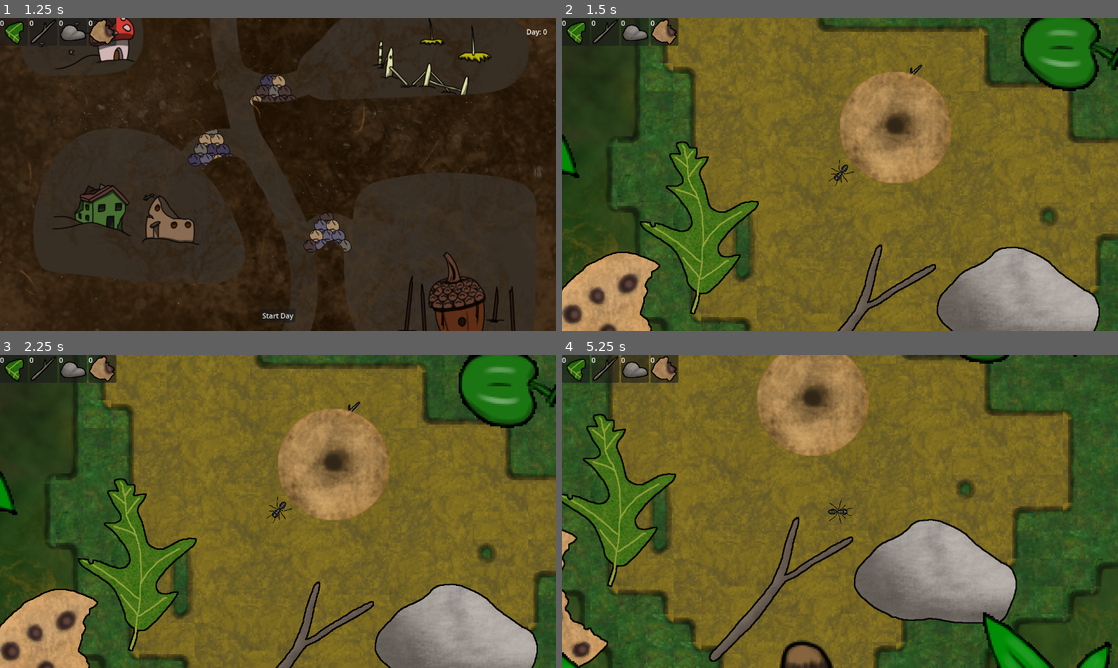
Above: before the commit, frames 1-4 (two rows, left to right).
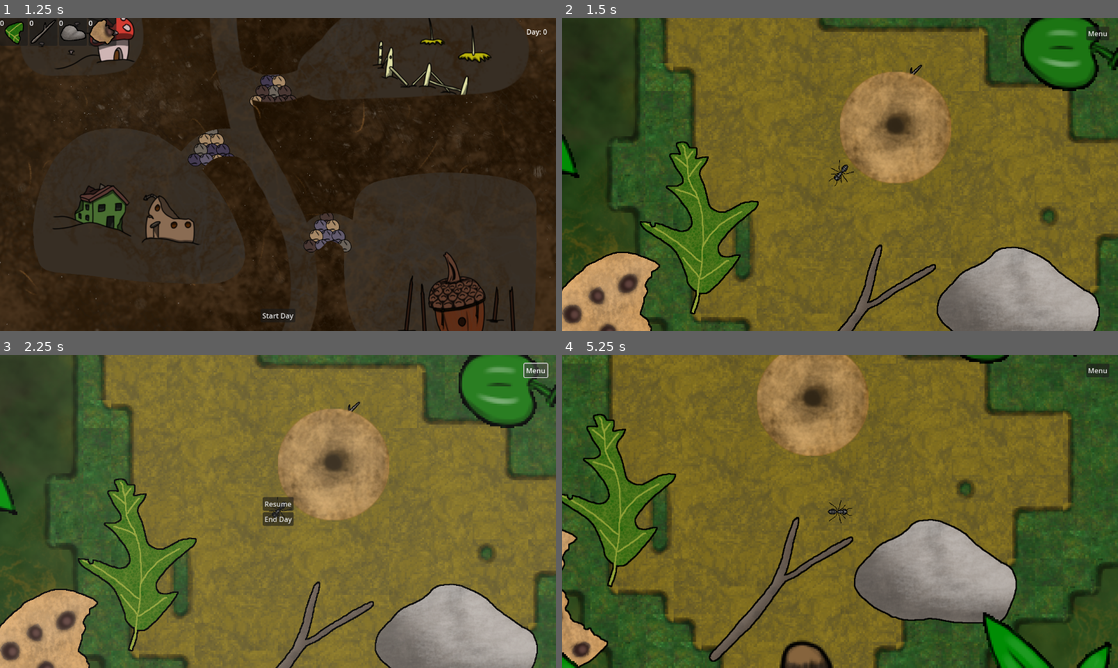
Above: after the commit, the same moments.

Repository: blakestone95/RedotGameJamFall2025
Game: Godot game, scene res://menus/Main_Menu.tscn
Two runs of this game, one before a commit and one after it. Both use one fixed random seed, a clock stepped at 60 frames per second and the inputs below.
Inputs (mouse positions are in pixels of both pictures, inside the frame that each line leads up to):
- Up to frame 1 (1.25 s): click "BEGIN JOURNEY" at 0.5 s
- Up to frame 2 (1.5 s): click "Start Day" at 1.25 s
- Up to frame 3 (2.25 s): click (533, 370) at 2 s, where only the run after the commit has a clickable "Menu"
- Up to frame 4 (5.25 s): click (840, 505) at 2.75 s, where only the run after the commit has a clickable "Resume"; tap Enter at 3.5 s; hold D (character_right) 3.53-4.28 s; hold Space (break) 3.53-4.28 s; hold S (character_down) 4.28-5.03 s; tap E (interact) at 4.35 s; hold D (character_right) from 5.03 s (still down); hold Space (break) from 5.03 s (still down)

Frame 1 is identical in both runs. In frame 2, 1.2% of the frame differs, in the area x 0-99%, y 0-9%; in frame 3, 2.4%, in the area x 0-99%, y 0-55%; in frame 4, 1.9%.

Commit message:
Add pause menu to overworld and handle ending the day early

Diff:
--- a/autoloads/signal_manager.gd
+++ b/autoloads/signal_manager.gd
@@ -5,7 +5,7 @@
 ## Signal to be used when you need to update the game state in the game manager,
 ## such as when you start the exploration day with a button. Use the set_new_game_state
 ## utility method rather than manually emitting this signal.
-signal update_game_state
+signal update_game_state(new_state: Game.GameState)
 
 func set_new_game_state(new_state: Game.GameState):
 	update_game_state.emit(new_state)
--- a/scenes/colony/Colony.tscn
+++ b/scenes/colony/Colony.tscn
@@ -181,7 +181,7 @@
 layout_mode = 2
 size_flags_horizontal = 8
 size_flags_vertical = 0
-text = "Day: 0"
+text = "Day: ?"
 horizontal_alignment = 2
 script = ExtResource("21_83glh")
 
--- a/scenes/colony/day_counter.gd
+++ b/scenes/colony/day_counter.gd
@@ -1,6 +1,8 @@
 extends Label
 
-func _ready() -> void:
-	var game = get_tree().get_nodes_in_group("game")[0] as Game
-	await game.ready
+var game
+
+# Update the day counter every time this node enters the tree
+func _enter_tree() -> void:
+	if game == null: game = get_tree().get_nodes_in_group("game")[0] as Game;
 	text = "Day: " + str(game.day)
--- a/scenes/game.gd
+++ b/scenes/game.gd
@@ -4,7 +4,7 @@
 enum GameState {EXPLORE, REBUILD}
 
 ## Scene that shows when we are in the Explore state
-const explore_scene = "res://scenes/Overworld.tscn"
+const explore_scene = "res://scenes/overworld/Overworld.tscn"
 ## Scene that shows when we are in the Rebuild state
 const rebuild_scene = "res://scenes/colony/Colony.tscn"
 @onready var open_scene: Node2D = $OpenScene
@@ -40,16 +40,17 @@
 func on_state_update(new_state: GameState) -> void:
 	assert(new_state is GameState, "Signal update_game_state must be emitted with an argument of type GameState")
 	if state == new_state: return
+	state = new_state
 
 	# When the state updates, remove the current scene and load the apropriate scene
 	# Also update what music is playing
 	for child in open_scene.get_children(): child.queue_free()
 	var scene: Node2D
-	if new_state == GameState.EXPLORE:
+	if state == GameState.EXPLORE:
 		day += 1
 		scene = preload(explore_scene).instantiate()
 		music.stream = GameMusic
-	if new_state == GameState.REBUILD:
+	if state == GameState.REBUILD:
 		scene = preload(rebuild_scene).instantiate()
 		music.stream = MenuMusic
 
--- a/scenes/Overworld.tscn
+++ b/scenes/overworld/Overworld.tscn
@@ -1,20 +1,21 @@
-[gd_scene load_steps=16 format=4 uid="uid://dn0jgsyiovc1t"]
-
-[ext_resource type="Texture2D" uid="uid://yyxgoq3gpcqr" path="res://data/2D assets/world/Tilemap_World.png" id="2_5gya1"]
-[ext_resource type="PackedScene" uid="uid://c28kh77i1dev6" path="res://gameplay/colony/overworld/OverworldColony.tscn" id="2_puia7"]
-[ext_resource type="PackedScene" uid="uid://6ies8rxg2dmo" path="res://gameplay/character/Antonia.tscn" id="2_rfscu"]
-[ext_resource type="Script" path="res://gameplay/groundItems/spawning/tile_map_spawner.gd" id="3_i5y0i"]
-[ext_resource type="PackedScene" uid="uid://brouxaecajl23" path="res://gameplay/inventory/InventoryGui.tscn" id="3_xkcif"]
-[ext_resource type="TileSet" uid="uid://bgdnyllcyojl4" path="res://data/2D assets/world/World_Tileset.tres" id="4_xa38l"]
-[ext_resource type="PackedScene" uid="uid://b7lkqr3s4c8wy" path="res://scenes/Parallax_Background.tscn" id="5_e6hpn"]
-[ext_resource type="Shader" path="res://data/2D assets/world/Plants(Seethrough).gdshader" id="5_ln1e8"]
-[ext_resource type="PackedScene" uid="uid://dwbx8vhx4wk6e" path="res://gameplay/groundItems/resourceToBreak/LeafToBreak.tscn" id="6_666lb"]
-[ext_resource type="PackedScene" uid="uid://bufmmsc7tlwwp" path="res://gameplay/groundItems/resourceToBreak/FoodToBreak.tscn" id="6_i5y0i"]
-[ext_resource type="PackedScene" uid="uid://jx1hwa05ip52" path="res://gameplay/groundItems/resourceToBreak/PebbleToBreak.tscn" id="8_m38k2"]
-[ext_resource type="PackedScene" uid="uid://cusph446n0sbw" path="res://gameplay/groundItems/resourceToBreak/TwigToBreak.tscn" id="9_ff6um"]
+[gd_scene load_steps=17 format=4 uid="uid://dn0jgsyiovc1t"]
+
+[ext_resource type="PackedScene" uid="uid://b7lkqr3s4c8wy" path="res://scenes/Parallax_Background.tscn" id="1_b33re"]
+[ext_resource type="Texture2D" uid="uid://yyxgoq3gpcqr" path="res://data/2D assets/world/Tilemap_World.png" id="2_dr8x1"]
+[ext_resource type="Script" path="res://gameplay/groundItems/spawning/tile_map_spawner.gd" id="3_mw0uh"]
+[ext_resource type="TileSet" uid="uid://bgdnyllcyojl4" path="res://data/2D assets/world/World_Tileset.tres" id="4_bs1f5"]
+[ext_resource type="PackedScene" uid="uid://dwbx8vhx4wk6e" path="res://gameplay/groundItems/resourceToBreak/LeafToBreak.tscn" id="5_mgc53"]
+[ext_resource type="PackedScene" uid="uid://bufmmsc7tlwwp" path="res://gameplay/groundItems/resourceToBreak/FoodToBreak.tscn" id="6_tdi73"]
+[ext_resource type="PackedScene" uid="uid://jx1hwa05ip52" path="res://gameplay/groundItems/resourceToBreak/PebbleToBreak.tscn" id="7_21ipt"]
+[ext_resource type="PackedScene" uid="uid://cusph446n0sbw" path="res://gameplay/groundItems/resourceToBreak/TwigToBreak.tscn" id="8_8b1ch"]
+[ext_resource type="PackedScene" uid="uid://c28kh77i1dev6" path="res://gameplay/colony/overworld/OverworldColony.tscn" id="9_tfoa8"]
+[ext_resource type="PackedScene" uid="uid://6ies8rxg2dmo" path="res://gameplay/character/Antonia.tscn" id="10_m7ok3"]
+[ext_resource type="Shader" path="res://data/2D assets/world/Plants(Seethrough).gdshader" id="11_s1cq2"]
+[ext_resource type="PackedScene" uid="uid://brouxaecajl23" path="res://gameplay/inventory/InventoryGui.tscn" id="12_14h43"]
+[ext_resource type="PackedScene" uid="uid://6oui2eds8loi" path="res://scenes/overworld/PauseMenu.tscn" id="14_dr8x1"]
 
 [sub_resource type="TileSetAtlasSource" id="TileSetAtlasSource_gmhqd"]
-texture = ExtResource("2_5gya1")
+texture = ExtResource("2_dr8x1")
 0:0/0 = 0
 0:0/0/custom_data_0 = 1
 0:0/0/custom_data_1 = 1
@@ -849,11 +850,6 @@
 position = Vector2(-3.63851, -4.39747)
 rotation = 2.45036
 scale = Vector2(5.70758, 5.70758)
-
-[node name="CanvasLayer" type="CanvasLayer" parent="World Objects/Antonia/Camera2D"]
-
-[node name="Inventory" parent="World Objects/Antonia/Camera2D/CanvasLayer" node_paths=PackedStringArray("inventory_source") instance=ExtResource("3_xkcif")]
-inventory_source = NodePath("../../..")
 
 [node name="TileMapLayer4 (greenery)" type="TileMapLayer" parent="."]
 texture_filter = 1
@@ -861,3 +857,30 @@
 scale = Vector2(4, 4)
 tile_map_data = PackedByteArray("AAD7/yAAAAAAABgAAADh/wsAAAAAABgAAFDz//z/AAAAABgAAAAaAOz/AAAAABgAAFADANf/AAAAABgAADAbAB …(2800 unchanged characters)…
 tile_set = SubResource("TileSet_os70q")
+
+[node name="CanvasLayer" type="CanvasLayer" parent="."]
+
+[node name="Inventory" parent="CanvasLayer" node_paths=PackedStringArray("inventory_source") instance=ExtResource("12_14h43")]
+inventory_source = NodePath("../../World Objects/Antonia")
+
+[node name="MarginContainer" type="MarginContainer" parent="CanvasLayer"]
+anchors_preset = 1
+anchor_left = 1.0
+anchor_right = 1.0
+offset_left = -48.0
+offset_bottom = 40.0
+grow_horizontal = 0
+size_flags_horizontal = 8
+size_flags_vertical = 0
+theme_override_constants/margin_left = 0
+theme_override_constants/margin_top = 20
+theme_override_constants/margin_right = 20
+
+[node name="MenuButton" type="Button" parent="CanvasLayer/MarginContainer"]
+layout_mode = 2
+text = "Menu"
+
+[node name="PauseMenu" parent="CanvasLayer" instance=ExtResource("14_dr8x1")]
+visible = false
+
+[connection signal="pressed" from="CanvasLayer/MarginContainer/MenuButton" to="CanvasLayer/PauseMenu" method="_open"]
--- /dev/null
+++ b/scenes/overworld/PauseMenu.tscn
@@ -0,0 +1,47 @@
+[gd_scene load_steps=2 format=3 uid="uid://6oui2eds8loi"]
+
+[ext_resource type="Script" path="res://scenes/overworld/pause_menu.gd" id="1_4x8e1"]
+
+[node name="PauseMenu" type="Control"]
+process_mode = 2
+layout_mode = 3
+anchors_preset = 15
+anchor_right = 1.0
+anchor_bottom = 1.0
+grow_horizontal = 2
+grow_vertical = 2
+script = ExtResource("1_4x8e1")
+
+[node name="ColorRect" type="ColorRect" parent="."]
+layout_mode = 1
+anchors_preset = 15
+anchor_right = 1.0
+anchor_bottom = 1.0
+grow_horizontal = 2
+grow_vertical = 2
+color = Color(1, 1, 1, 0.0627451)
+
+[node name="VBoxContainer" type="VBoxContainer" parent="."]
+layout_mode = 1
+anchors_preset = 8
+anchor_left = 0.5
+anchor_top = 0.5
+anchor_right = 0.5
+anchor_bottom = 0.5
+offset_left = -35.5
+offset_top = -33.0
+offset_right = 35.5
+offset_bottom = 33.0
+grow_horizontal = 2
+grow_vertical = 2
+
+[node name="ResumeButton" type="Button" parent="VBoxContainer"]
+layout_mode = 2
+text = "Resume"
+
+[node name="EndDayButton" type="Button" parent="VBoxContainer"]
+layout_mode = 2
+text = "End Day"
+
+[connection signal="pressed" from="VBoxContainer/ResumeButton" to="." method="_close"]
+[connection signal="pressed" from="VBoxContainer/EndDayButton" to="." method="_end_day"]
--- /dev/null
+++ b/scenes/overworld/pause_menu.gd
@@ -0,0 +1,13 @@
+extends Control
+
+func _open() -> void:
+	get_tree().paused = true
+	show()
+
+func _close() -> void:
+	get_tree().paused = false
+	hide()
+
+func _end_day() -> void:
+	_close()
+	SignalManager.set_new_game_state(Game.GameState.REBUILD)
Not shown: 3 places in scenes/overworld/Overworld.tscn that only renumber resources
